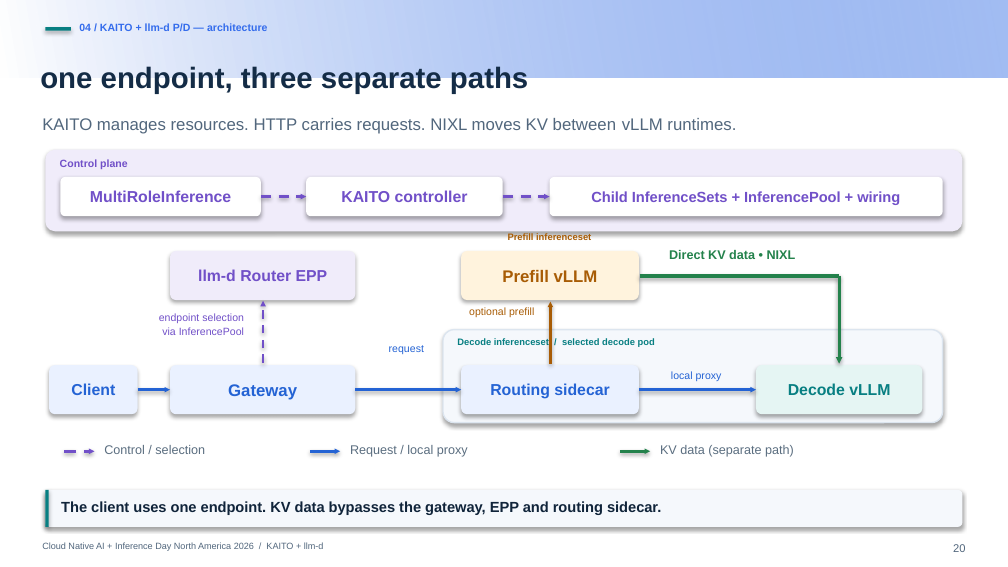
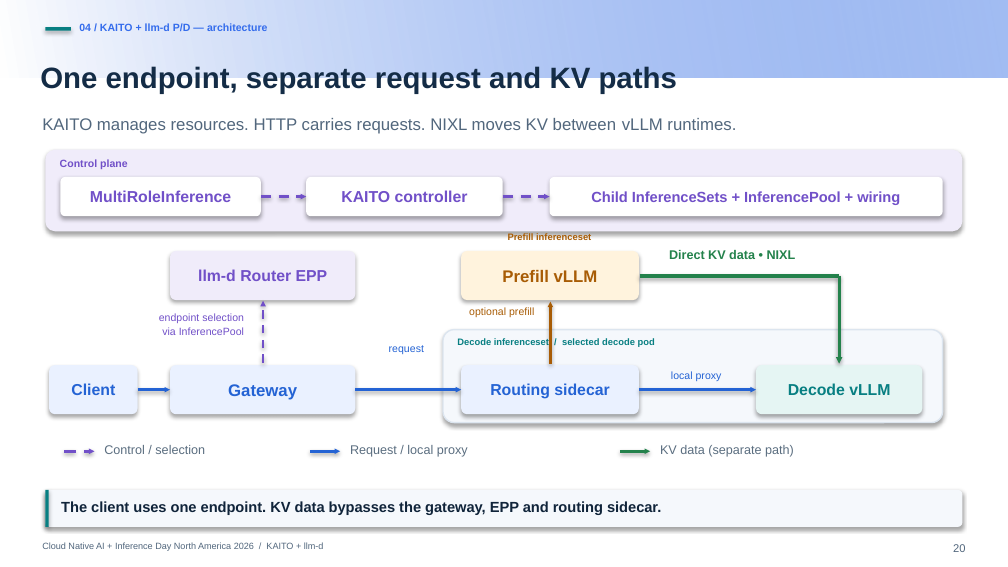
Before and after one commit to andyzhangx/demo, a slide deck: slide 20 of llm/pd-disaggregation/kubecon-na-2026-pd-disaggregation-kaito-llmd.pptx. Drawn at 1008x567 pixels with LibreOffice and Linux fonts; fonts in the diff are those of the drawing; background and template pictures are left out. Boxes give left, top, right and bottom in pixels: in the first picture for what was removed or moved away, otherwise in the second. Text is boxed around its words. In the diff, an @@ line names an element or a change of style, - is before the commit and + after.

Commit message:
docs: clarify request and KV paths in P/D architecture slide

```diff
--- a/llm/pd-disaggregation/kubecon-na-2026-pd-disaggregation-kaito-llmd.pptx
+++ b/llm/pd-disaggregation/kubecon-na-2026-pd-disaggregation-kaito-llmd.pptx
@@ text at [40,66,677,94]: text changed @@
-one endpoint, three separate paths
+One endpoint, separate request and KV paths
```
